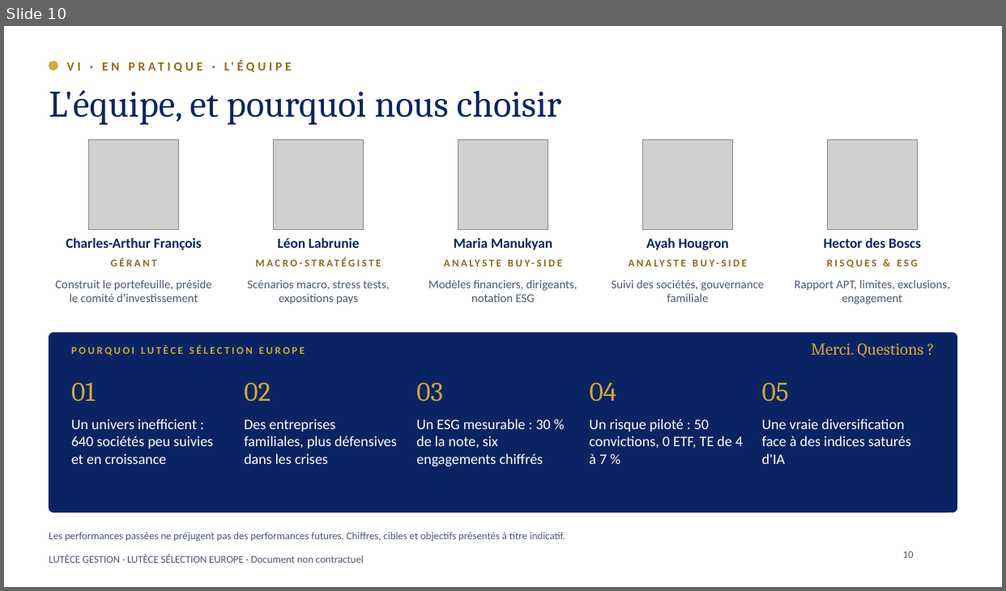
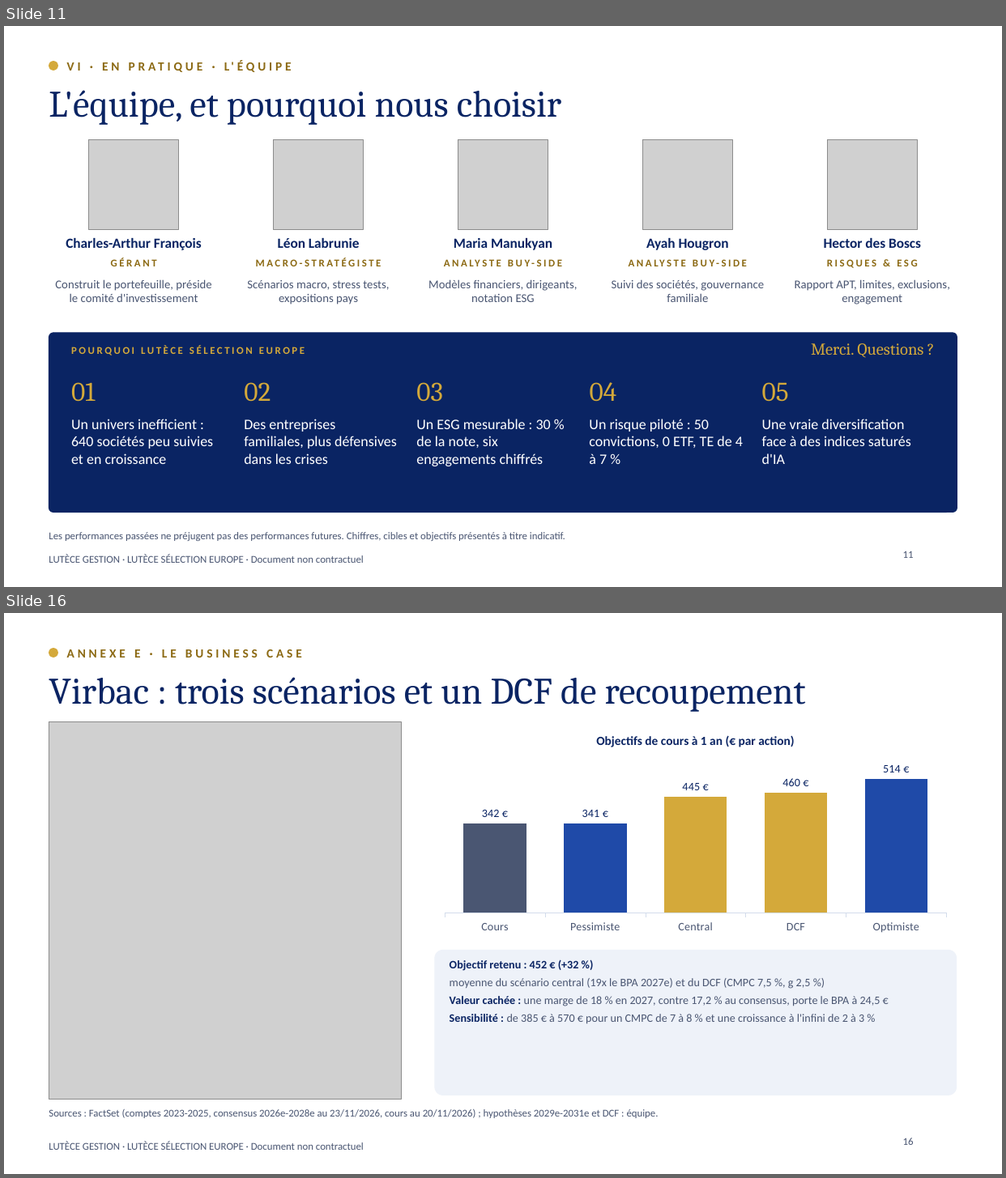
Before and after one commit to charlesarthurfrancois-sys/ponytail, a slide deck: student-challenge/Lutece_Selection_Europe_Student_Challenge.pptx. Shown one above the other, each under a label of ours: slide 10 before the commit, slides 11 and 16 after it; the slides between them are not shown. The pictures are 1006x591 and 1006x1178 pixels, drawn with LibreOffice and Linux fonts; fonts in the diff are those of the drawing; grey boxes stand for pictures; background and template pictures are left out. Boxes give left, top, right and bottom in pixels: in the first picture for what was removed or moved away, otherwise in the second. Text is boxed around its words. In the diff, an @@ line names an element or a change of style, - is before the commit and + after.

```diff
--- a/student-challenge/Lutece_Selection_Europe_Student_Challenge.pptx
+++ b/student-challenge/Lutece_Selection_Europe_Student_Challenge.pptx
@@ slide 16 added at (4, 613, 1002, 1174), background #FFFFFF; not listed: 2 template elements that a slide beside it also shows @@
@@ text added at (67, 649, 302, 658), 12 pt, text #8C6A14, bold @@
+ANNEXE E · LE BUSINESS CASE
@@ title added at (49, 677, 806, 712), 36 pt, text #0A2463 @@
+Virbac : trois scénarios et un DCF de recoupement
@@ picture added at (49, 722, 401, 1100) @@
@@ column chart added at (434, 722, 957, 939) @@
+title "Objectifs de cours à 1 an (€ par action)"
+categories: Cours, Pessimiste, Central, DCF, Optimiste
+Series 1: 342, 341, 445, 460, 514
@@ rounded rectangle added at (434, 950, 957, 1096), fill #EEF2F9 @@
@@ text added at (450, 960, 880, 1024), 11 pt, text #4A5672 @@
+Objectif retenu : 452 € (+32 %)
+moyenne du scénario central (19x le BPA 2027e) et du DCF (CMPC 7,5 %, g 2,5 %)
+Valeur cachée : une marge de 18 % en 2027, contre 17,2 % au consensus, porte le BPA à 24,5 €
+Sensibilité : de 385 € à 570 € pour un CMPC de 7 à 8 % et une croissance à l'infini de 2 à 3 %
@@ text added at (49, 1110, 658, 1118), 10 pt, text #4A5672 @@
+Sources : FactSet (comptes 2023-2025, consensus 2026e-2028e au 23/11/2026, cours au 20/11/2026) ; hypothèses 2029e-2031e et DCF : équipe.
@@ page number added at (903, 1138, 914, 1145), 10 pt, text #4A5672 @@
+16
@@ what was slide 10 is now slide 11 @@
@@ page number at (903, 552, 914, 558): text changed @@
-10
+11
```
Also in this commit, not shown: 8 slides changed, 5 other slides added, 1 other file.
